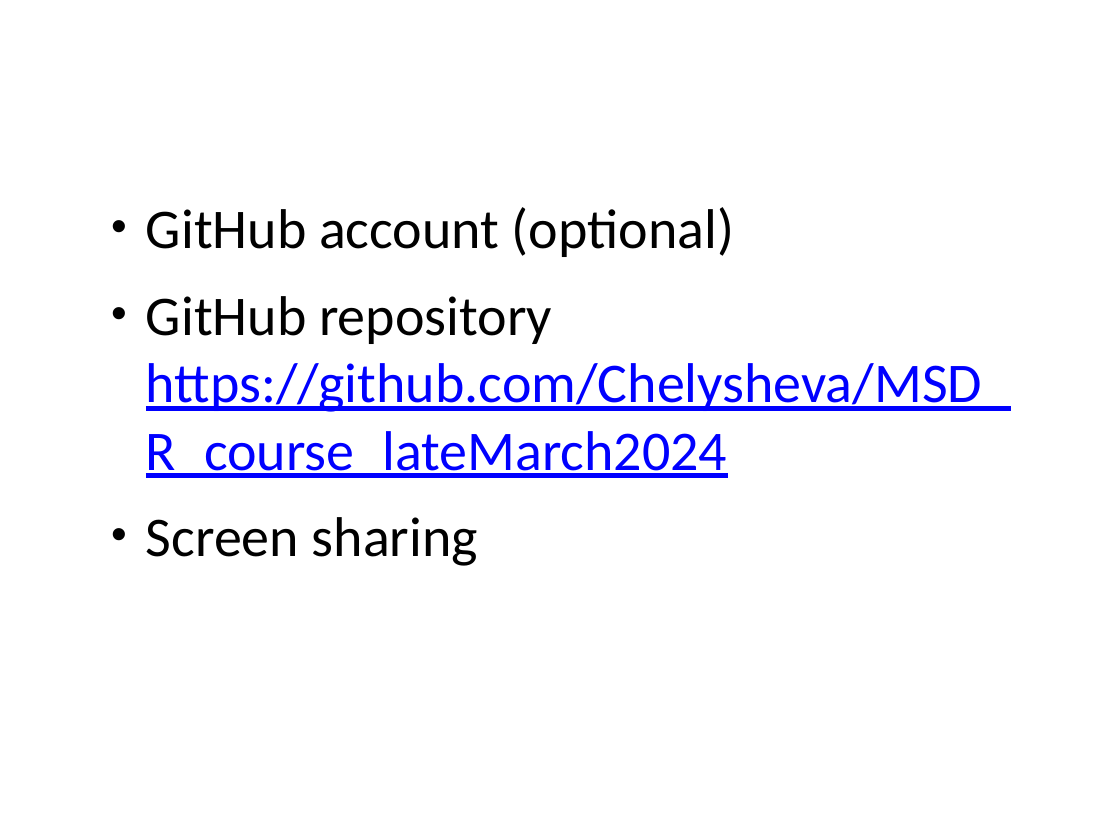
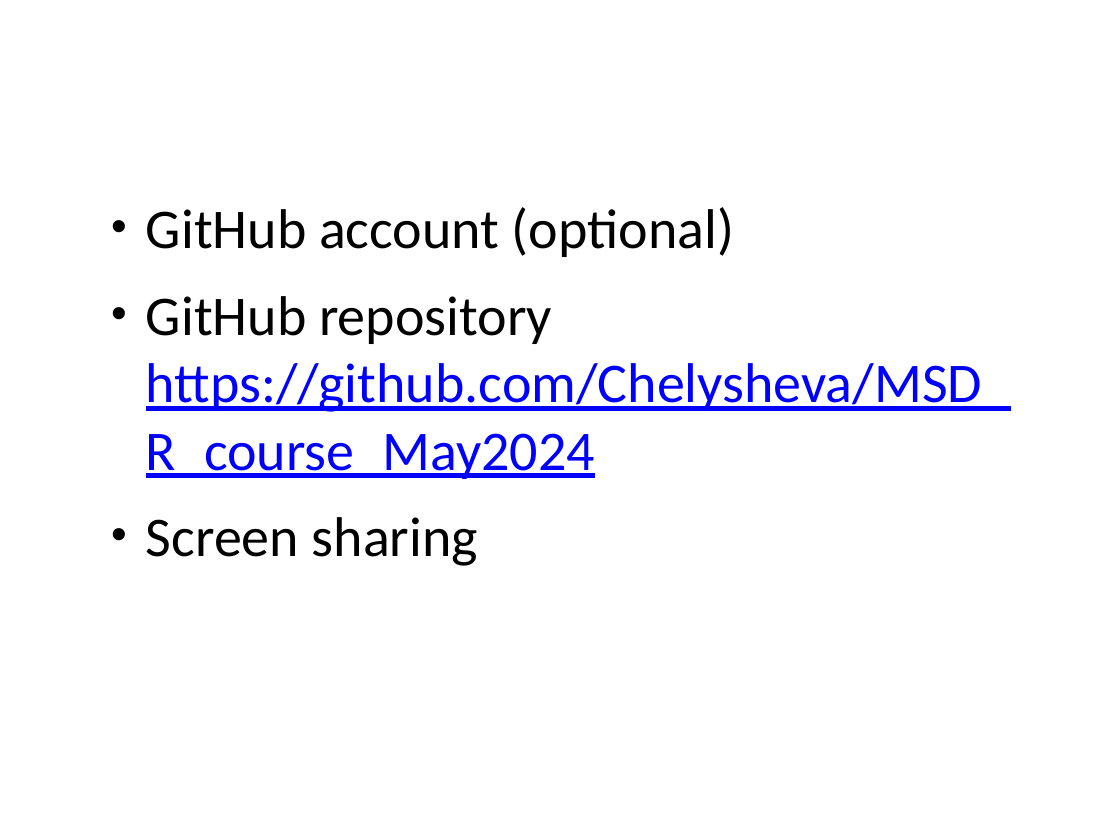
Before and after one commit to Chelysheva/MSD_R_course_May2024, a slide deck: slide 3 of powerpoint/Session1.pptx. Drawn at 1120x840 pixels with LibreOffice and Linux fonts; fonts in the diff are those of the drawing. Boxes give left, top, right and bottom in pixels: in the first picture for what was removed or moved away, otherwise in the second. Text is boxed around its words. In the diff, an @@ line names an element or a change of style, - is before the commit and + after.

```diff
--- a/powerpoint/Session1.pptx
+++ b/powerpoint/Session1.pptx
@@ text at box(146, 296, 1010, 479): text changed @@
-• GitHub repository https://github.com/Chelysheva/MSD_R_course_lateMarch2024
+• GitHub repository https://github.com/Chelysheva/MSD_R_course_May2024
```
Also in this commit, not shown: 2 other slides changed, 1 other file.
